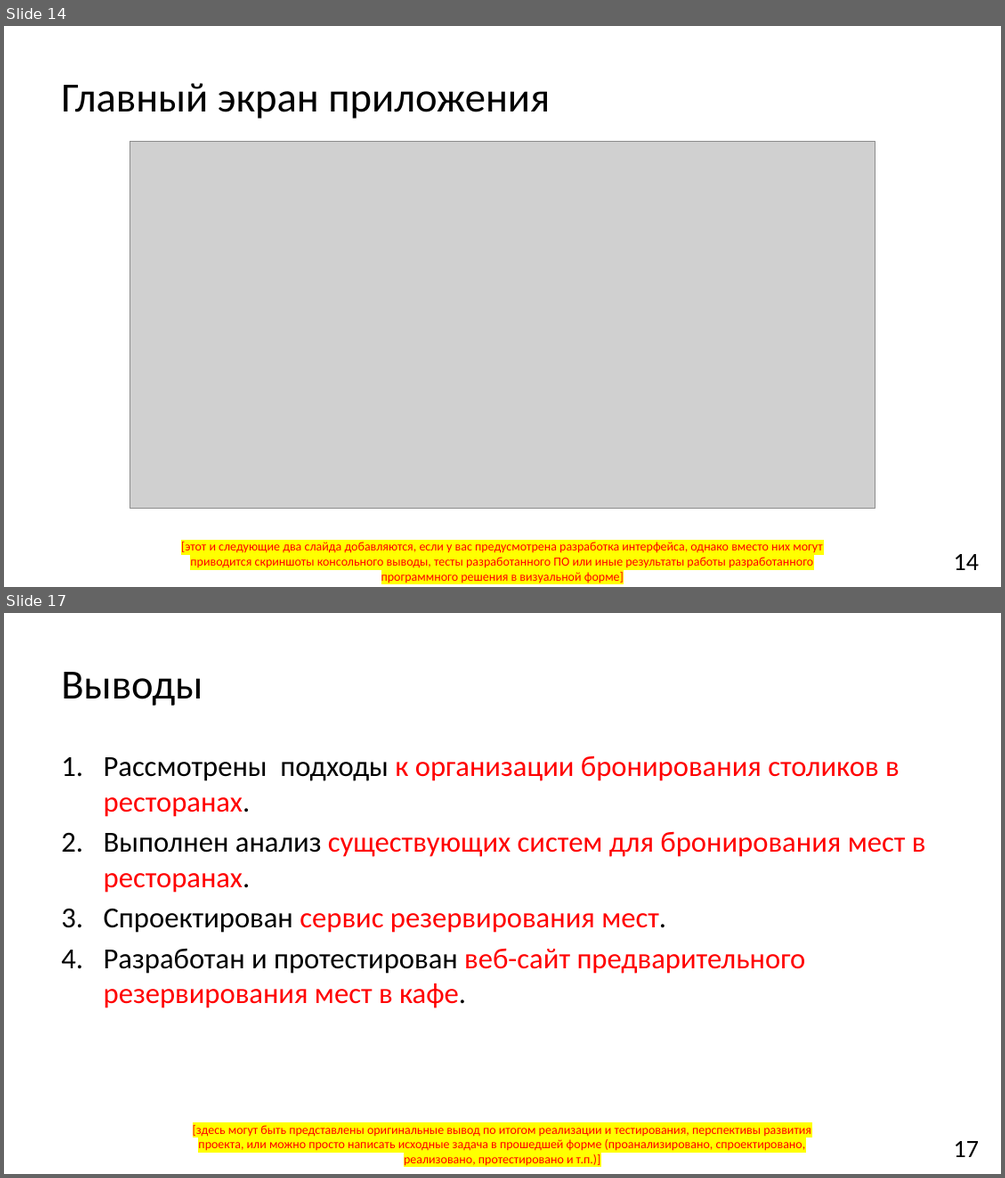
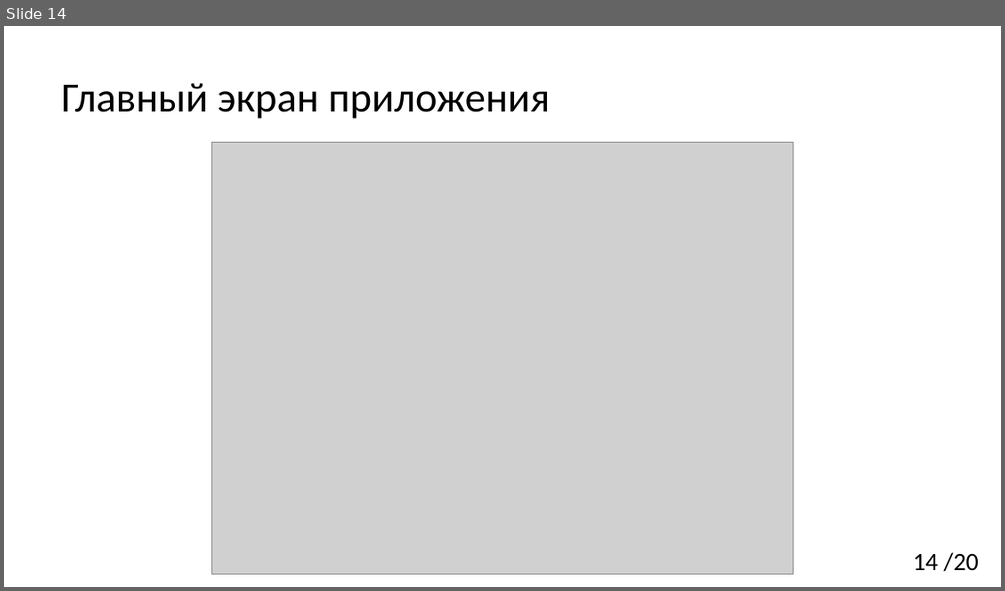
Before and after one commit to YaroslavMestkovsky/VKR, a slide deck: 3 [Презентация].pptx. Shown one above the other, each under a label of ours: slides 14 and 17 before the commit, slide 14 after it; the slides between them are not shown. The pictures are 1005x1178 and 1005x591 pixels, drawn with LibreOffice and Linux fonts; fonts in the diff are those of the drawing; grey boxes stand for pictures. Boxes give left, top, right and bottom in pixels: in the first picture for what was removed or moved away, otherwise in the second. Text is boxed around its words. In the diff, an @@ line names an element or a change of style, - is before the commit and + after.

```diff
--- a/3 [Презентация].pptx
+++ b/3 [Презентация].pptx
@@ slide 17 removed at (4, 613, 1001, 1174), background #FFFFFF @@
@@ title removed at (61, 672, 202, 706) @@
-Выводы
@@ text removed at (104, 755, 926, 1008) @@
-1. Рассмотрены подходы к организации бронирования столиков в ресторанах.
-2. Выполнен анализ существующих систем для бронирования мест в ресторанах.
-3. Спроектирован сервис резервирования мест.
-4. Разработан и протестирован веб-сайт предварительного резервирования мест в кафе.
@@ text removed at (193, 1125, 811, 1166) @@
-[здесь могут быть представлены оригинальные вывод по итогом реализации и тестирования, перспективы развития проекта, или можно просто написать исходные задача в прошедшей форме (проанализировано, спроектировано, реализовано, протестировано и т.п.)]
@@ page number removed at (954, 1141, 979, 1157) @@
-17
@@ slide 14 changed as well @@
@@ picture: place and size @@
-picture at (130, 142, 875, 508)
+picture at (212, 142, 793, 574)
@@ text removed at (181, 541, 822, 583) @@
-[этот и следующие два слайда добавляются, если у вас предусмотрена разработка интерфейса, однако вместо них могут приводится скриншоты консольного выводы, тесты разработанного ПО или иные результаты работы разработанного программного решения в визуальной форме]
@@ page number at (913, 552, 979, 571): text changed @@
-14
+14 /20
```
Also in this commit, not shown: 3 other slides changed, 15 slides added, 13 other slides removed, 1 other file.
